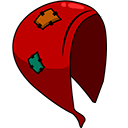
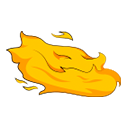
Two versions of the same layered image (w=128, h=128). Layer-by-layer changes:
hid "Layer 1" over <box>12,0,102,128</box>
added layer "nuefuego" above "BackParachute" over <box>6,31,121,97</box>
hid "BackParachute" over <box>30,8,107,103</box>
